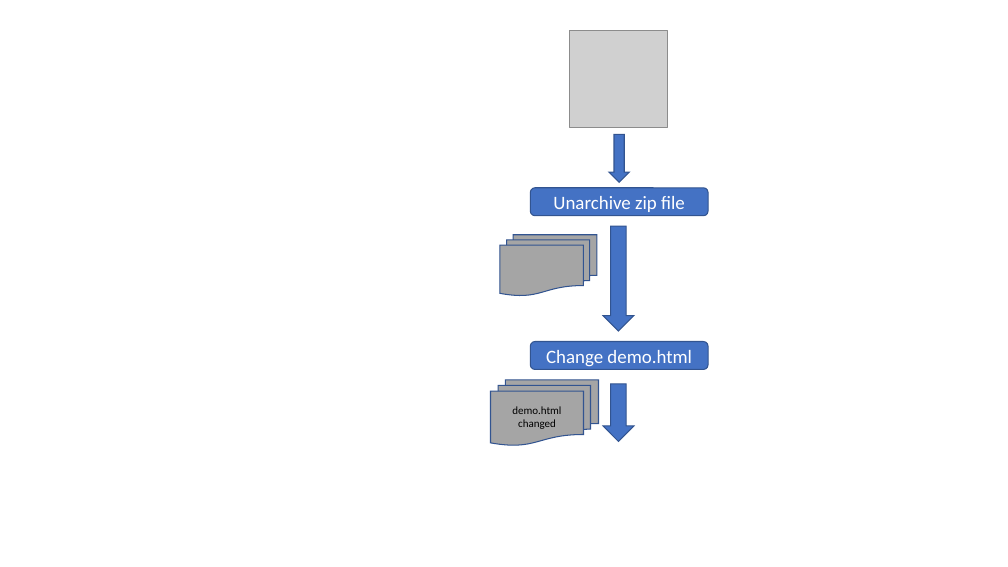
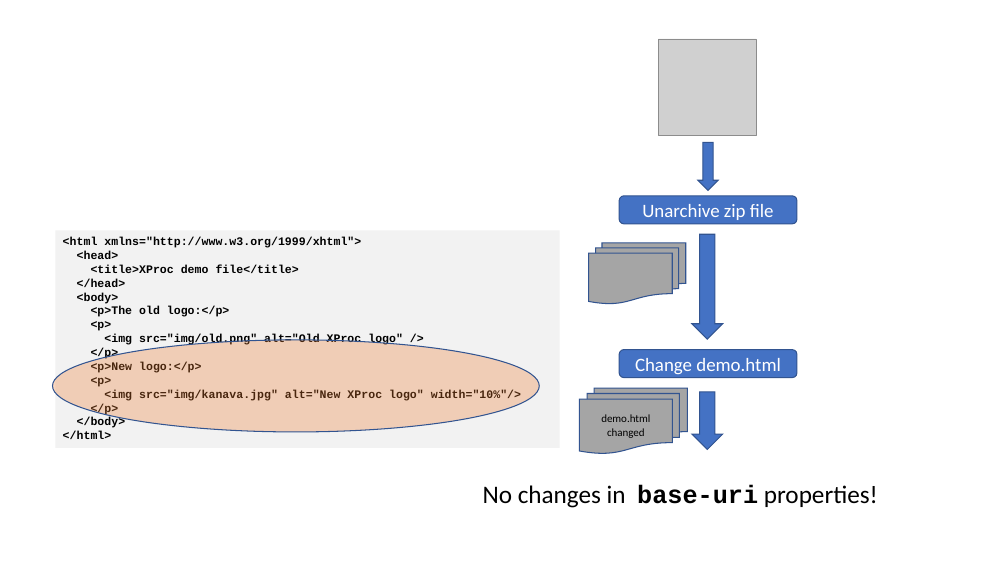
Before and after one commit to xatapult/working-with-zip-demo-prague-2020, a slide deck: slide 7 of presentation/Prague-2020-working-with-zip.pptx. Drawn at 1008x567 pixels with LibreOffice and Linux fonts; fonts in the diff are those of the drawing; grey boxes stand for pictures; background and template pictures are left out. Boxes give left, top, right and bottom in pixels: in the first picture for what was removed or moved away, otherwise in the second. Text is boxed around its words. In the diff, an @@ line names an element or a change of style, - is before the commit and + after.

```diff
--- a/presentation/Prague-2020-working-with-zip.pptx
+++ b/presentation/Prague-2020-working-with-zip.pptx
@@ down arrow: place and size @@
-down arrow at [609,135,630,183]
+down arrow at [698,142,718,191]
@@ rectangle added at [55,231,560,448], fill #F2F2F2, 11 pt, text #000000, bold @@
+<html xmlns="http://www.w3.org/1999/xhtml">
+<head>
+<title>XProc demo file</title>
+</head>
+<body>
+<p>The old logo:</p>
+<p>
+<img src="img/old.png" alt="Old XProc logo" />
+</p>
+<p>New logo:</p>
+<p>
+<img src="img/kanava.jpg" alt="New XProc logo" width="10%"/>
+</p>
+</body>
+</html>
@@ 2 flow chart multidocuments, 2 down arrows, 1 picture, 1 rounded rectangle: place and size @@
-2 flow chart multidocuments, 2 down arrows, 1 picture, 1 rounded rectangle at [491,31,709,446]
+2 flow chart multidocuments, 2 down arrows, 1 picture, 1 rounded rectangle at [579,39,797,454]
@@ ellipse added at [52,340,539,433], fill #ED7D31 at 31% opacity, outline #325491 1 pt @@
@@ rounded rectangle "Change demo.html": place and size @@
-rounded rectangle "Change demo.html" at [531,342,709,370]
+rounded rectangle "Change demo.html" at [619,349,797,377]
@@ text added at [483,485,878,508], 24 pt, text #000000 @@
+No changes in base-uri properties!
```
Also in this commit, not shown: 6 other slides changed, 2 other files.
